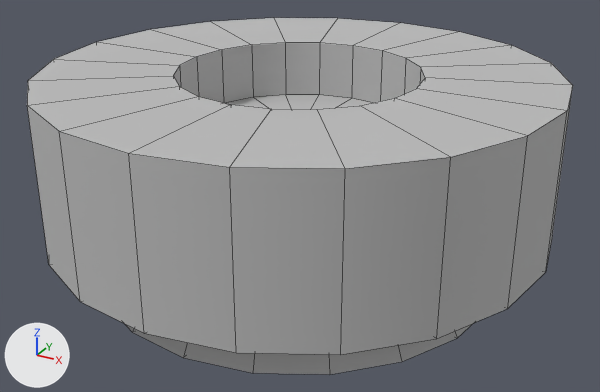
Renders of the OBJ model Sim Assets/Models/stage3.obj from each side of a commit.
Rendered twice from a camera (50 mm lens) standing at (13.94, -25.28, 5.03) and looking at (0.22, -0.33, -7.44). Lighting does not change. The marker at lower left points along +X, +Y and +Z. Mesh edges are drawn as thin lines. Where no turn or scale is listed for an object, it has been applied to the vertices.

Objects in the first picture: 'stage3'.
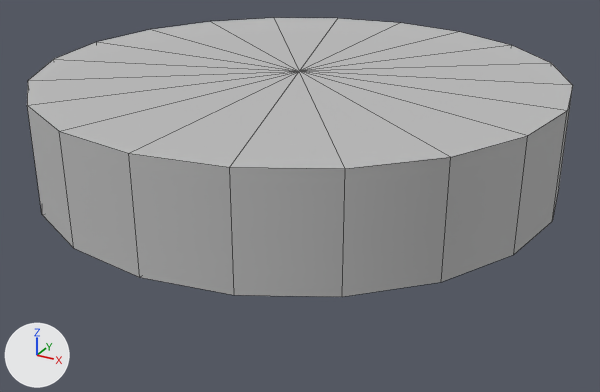
The newer file is also rescaled (x0.134), turned or shifted as a whole; pictures and numbers use the older file's frame.

What the commit changed:
me_stage3 is used by ob_stage3; location (0.0, 0.0, 0.0).
me_stage3 had 122 vertices, 140 faces and spanned x -9.4..9.4, y -9.4..9.4, z -10.3..-2.8.
me_stage3 now has 42 vertices, 60 faces and spans x -9.4..9.4, y -9.4..9.4, z -6.5..-2.8.
Part 1, on me_stage3:
82 vertices are removed from x -7.6..7.6, y -7.6..7.6, z -10.3..-2.8.
120 faces are deleted.
20 vertices in x -9.4..9.4, y -9.4..9.4, z -8.4 move by (0.0, 0.0, 1.9).
2 vertices are added at (0.0, 0.0, -6.5), (0.0, 0.0, -2.8).
40 new faces join them.

Boxes (x1, y1, x2, y2) around the edits, measured in the pictures (600 x 392 px):
'stage3', reshaped (22% shorter): before (27, 18, 573, 374); after (27, 18, 573, 297)
